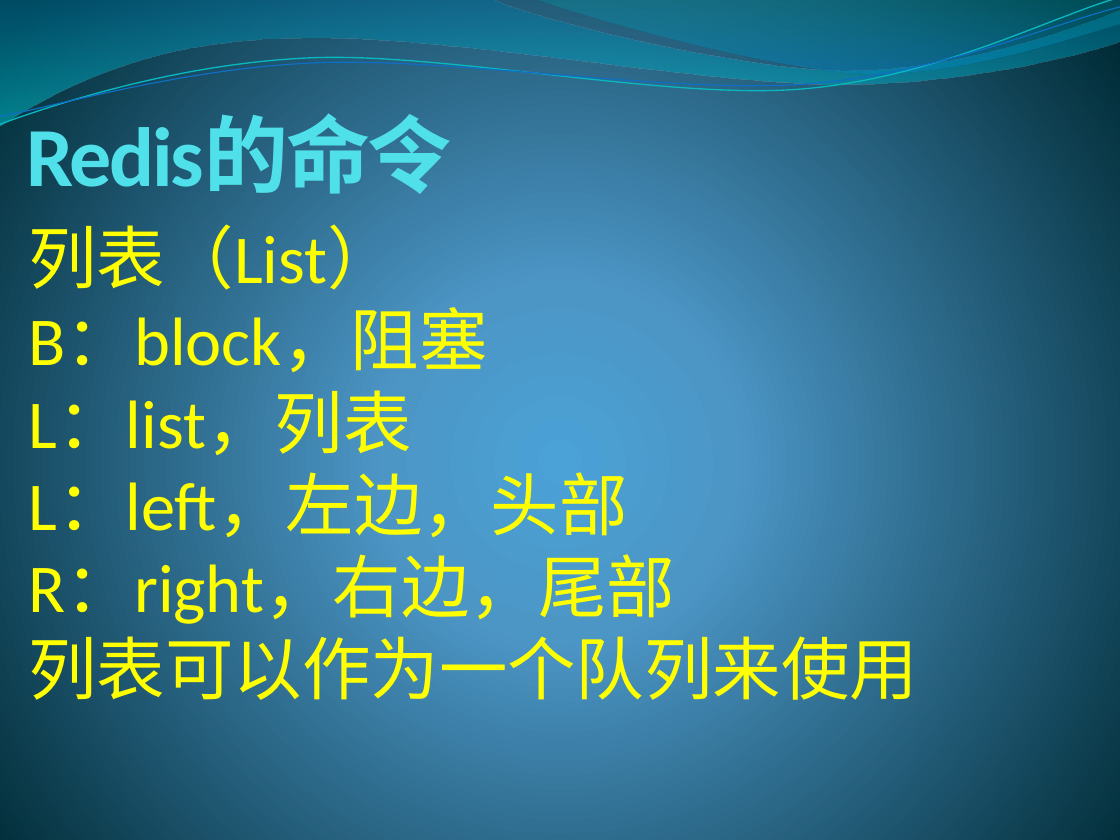
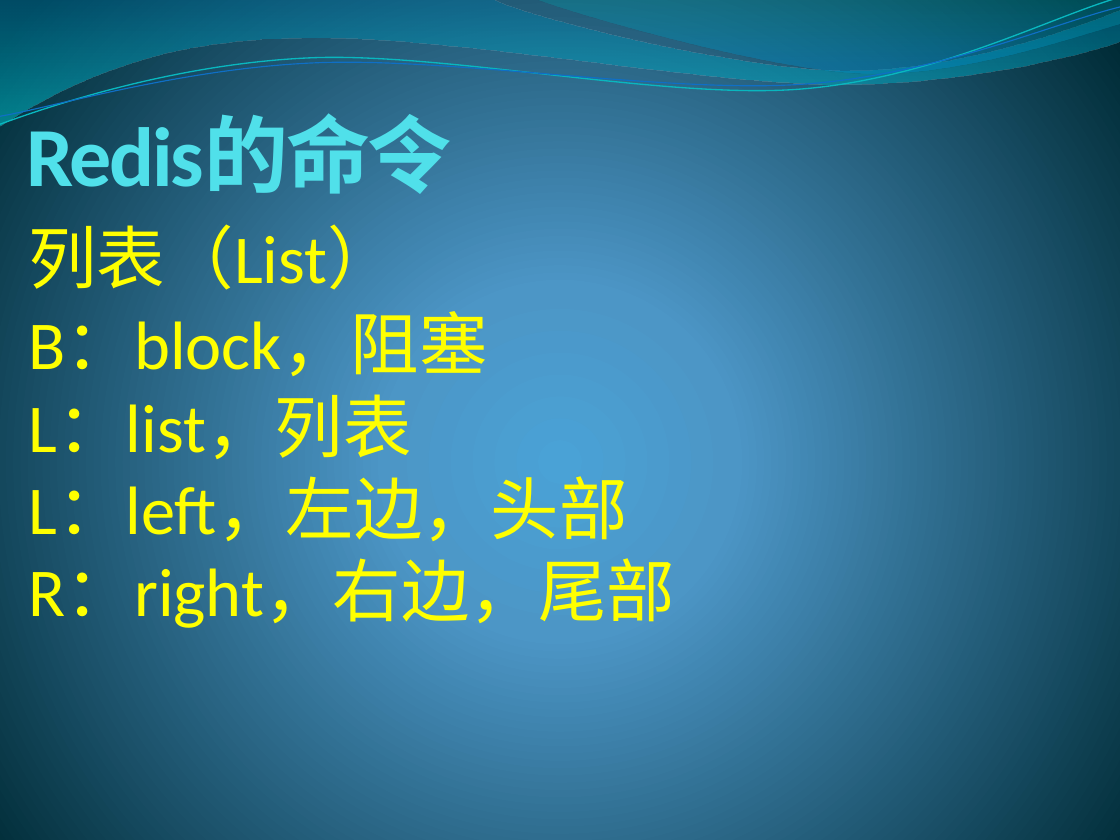
Before and after one commit to lixinjie1985/redis, a slide deck: slide 25 of docs/redis-01.pptx (slide 23 before the commit). Drawn at 1120x840 pixels with LibreOffice and Linux fonts; fonts in the diff are those of the drawing. Boxes give left, top, right and bottom in pixels: in the first picture for what was removed or moved away, otherwise in the second. Text is boxed around its words. In the diff, an @@ line names an element or a change of style, - is before the commit and + after.

```diff
--- a/docs/redis-01.pptx
+++ b/docs/redis-01.pptx
@@ text "B：block，阻塞": place and size @@
-text "B：block，阻塞" at (28, 213, 918, 711)
+text "B：block，阻塞" at (28, 313, 675, 632)
@@ text at (28, 624, 918, 711): paragraph removed @@
-列表可以作为一个队列来使用
```
Also in this commit, not shown: 22 other slides changed, 15 slides added.
